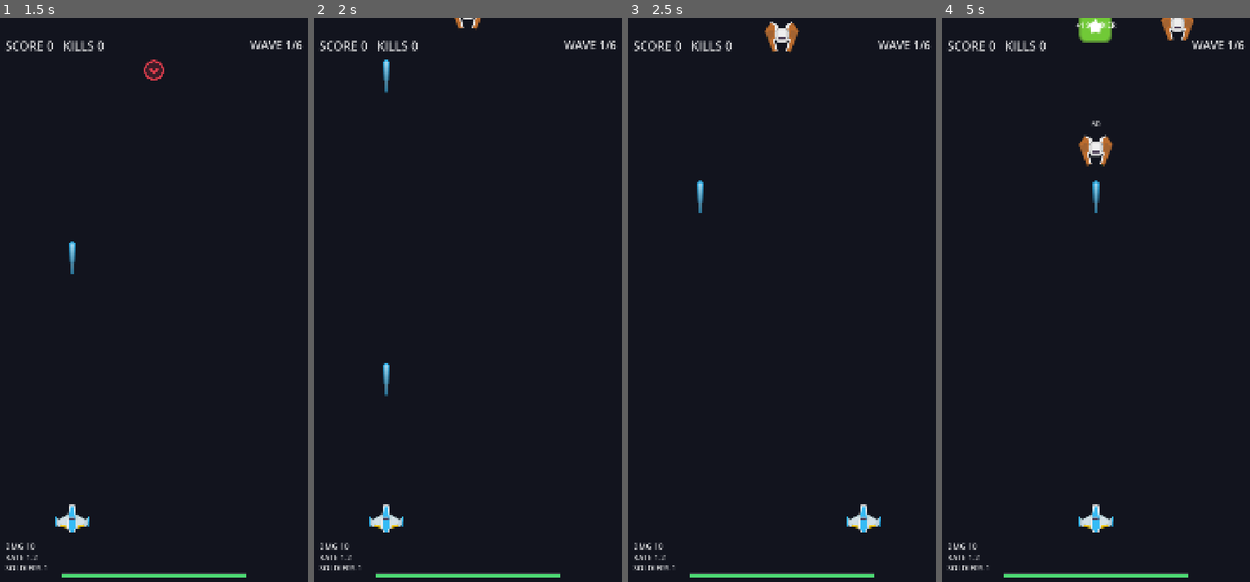
Above: before the commit, frames 1-4 (left to right).
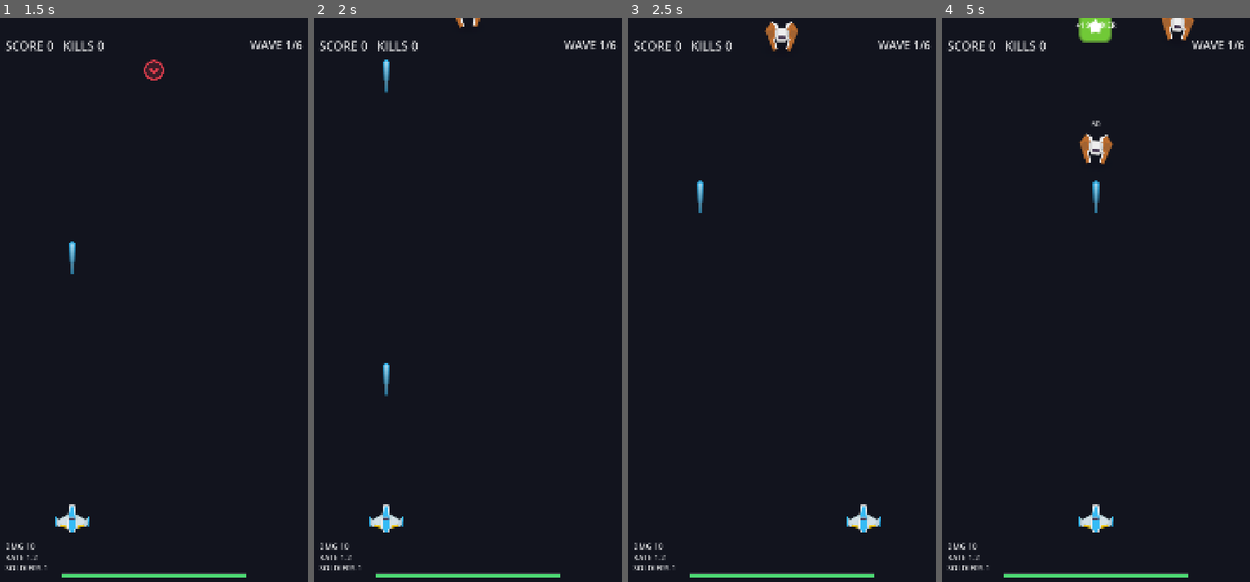
Above: after the commit, the same moments.

Repository: ScriptByFei/kernwerk-godot
Game: Godot game, scene res://scenes/game/game.tscn
Same seed, same stepped clock (60 frames per second), same inputs: the game is played once before the commit and once after it.
Inputs (mouse positions are in pixels of both pictures, inside the frame that each line leads up to):
- Up to frame 1 (1.5 s): tap Enter at 0.5 s; move the mouse to (224, 277) at 0.52 s; hold D (lane_right) 0.53-1.25 s; hold 1 (lane_1) 0.53-1.25 s; click (224, 277) at 0.67 s; drag from (89, 339) to (138, 424) at 1.27 s
- Up to frame 2 (2 s): no input
- Up to frame 3 (2.5 s): move the mouse to (815, 181) at 2.02 s; hold D (lane_right) from 2.03 s (still down); hold 3 (lane_3) from 2.03 s (still down)
- Up to frame 4 (5 s): release D (lane_right) at 2.75 s; release 3 (lane_3) at 2.75 s; drag from (1080, 424) to (997, 221) at 2.77 s; move the mouse to (1194, 395) at 3.52 s; hold A (lane_left) 3.53-4.25 s; hold 2 (lane_2) 3.53-4.25 s; drag from (997, 221) to (1046, 164) at 4.27 s

Frame 1 is identical in both runs. In frame 2, less than 0.1% of the frame differs, in the area x 45-55%, y 0-3%; in frame 3, 0.1%; in frame 4, 0.3%, in the area x 44-83%, y 0-27%.

Commit message:
feat: phase 10 — real walk animations (top-down waddle: tilt ±3°, bob, pulsing ground shadow)
- sprite_pipeline: grunt/runner/tank get 4-frame walk cycle (rotation + y-bob + ground shadow ellipse), player/boss unchanged
- enemy.gd: non-boss units play 'walk' at 6.0 fps
- phase9_anim_test updated (walk 4 frames), qa screenshot proof

Diff:
--- /dev/null
+++ b/qa/phase10_walk_screenshot.gd
@@ -0,0 +1,30 @@
+extends SceneTree
+## QA-Screenshot: Walk-Animationen (Grunt/Runner/Tank) im echten Render.
+## Ausgabe nach docs/assets/screenshots/phase10_walk.png (via Xvfb, 540x960).
+
+func _init() -> void:
+	var game_scene := load("res://scenes/game/game.tscn") as PackedScene
+	var game := game_scene.instantiate() as Node2D
+	get_root().add_child(game)
+	await process_frame
+	await process_frame
+
+	var grunt := Enemy.new()
+	grunt.configure(0, 50, 0.0)
+	game.add_child(grunt)
+	grunt.position = Vector2(grunt.lane_x_now(), 200.0)
+	var runner := Enemy.new()
+	runner.configure(1, 50, 0.0, false, EnemyArchetypeData.RUNNER)
+	game.add_child(runner)
+	runner.position = Vector2(runner.lane_x_now(), 350.0)
+	var tank := Enemy.new()
+	tank.configure(2, 50, 0.0, false, EnemyArchetypeData.TANK)
+	game.add_child(tank)
+	tank.position = Vector2(tank.lane_x_now(), 500.0)
+	await process_frame
+	await process_frame
+
+	var image := get_root().get_viewport().get_texture().get_image()
+	image.save_png("res://docs/assets/screenshots/phase10_walk.png")
+	print("SCREENSHOT SAVED: docs/assets/screenshots/phase10_walk.png")
+	quit(0)
--- a/scripts/enemies/enemy.gd
+++ b/scripts/enemies/enemy.gd
@@ -59,7 +59,7 @@
 			scale_factor = 1.75
 			static_texture = BOSS_TEXTURE
 			sheet_unit = "boss"
-	_sprite = _create_animated_sprite(sheet_unit, 4 if is_boss else 2, "pulse" if is_boss else "idle", 3.0 if is_boss else 4.0)
+	_sprite = _create_animated_sprite(sheet_unit, 4, "pulse" if is_boss else "walk", 3.0 if is_boss else 6.0)
 	if _sprite == null:
 		_sprite = Sprite2D.new()
 		_sprite.texture = static_texture
--- a/tests/phase9_anim_test.gd
+++ b/tests/phase9_anim_test.gd
@@ -17,7 +17,7 @@
 	world.add_child(grunt)
 	await process_frame
 	var grunt_sprite := grunt.get_node_or_null("Sprite") as AnimatedSprite2D
-	_check(grunt_sprite != null and grunt_sprite.sprite_frames.get_frame_count("idle") == 2 and grunt_sprite.is_playing(), "Grunt nutzt spielende Idle-Animation")
+	_check(grunt_sprite != null and grunt_sprite.animation == "walk" and grunt_sprite.sprite_frames.get_frame_count("walk") == 4 and grunt_sprite.is_playing(), "Grunt nutzt spielende Walk-Animation")
 	grunt._hit_feedback()
 	_check(grunt._wobble_tween != null and grunt._wobble_tween.is_valid(), "Hit-Feedback = Wackeln (kein Flash)")
 
Binary file changed: assets/sprites/generated/anim/frames/grunt_frame_0.png
Binary file changed: assets/sprites/generated/anim/frames/grunt_frame_1.png
Binary file added: assets/sprites/generated/anim/frames/grunt_frame_2.png
Binary file added: assets/sprites/generated/anim/frames/grunt_frame_3.png
Binary file changed: assets/sprites/generated/anim/frames/runner_frame_0.png
Binary file changed: assets/sprites/generated/anim/frames/runner_frame_1.png
Binary file added: assets/sprites/generated/anim/frames/runner_frame_2.png
Binary file added: assets/sprites/generated/anim/frames/runner_frame_3.png
Binary file changed: assets/sprites/generated/anim/frames/tank_frame_0.png
Binary file changed: assets/sprites/generated/anim/frames/tank_frame_1.png
Binary file added: assets/sprites/generated/anim/frames/tank_frame_2.png
Binary file added: assets/sprites/generated/anim/frames/tank_frame_3.png
(and 5 more such lines)
